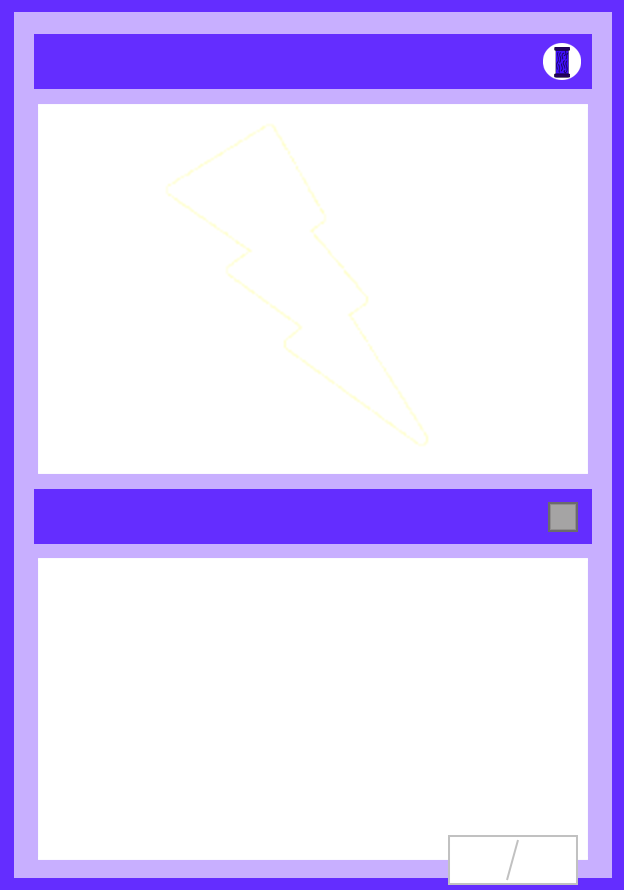
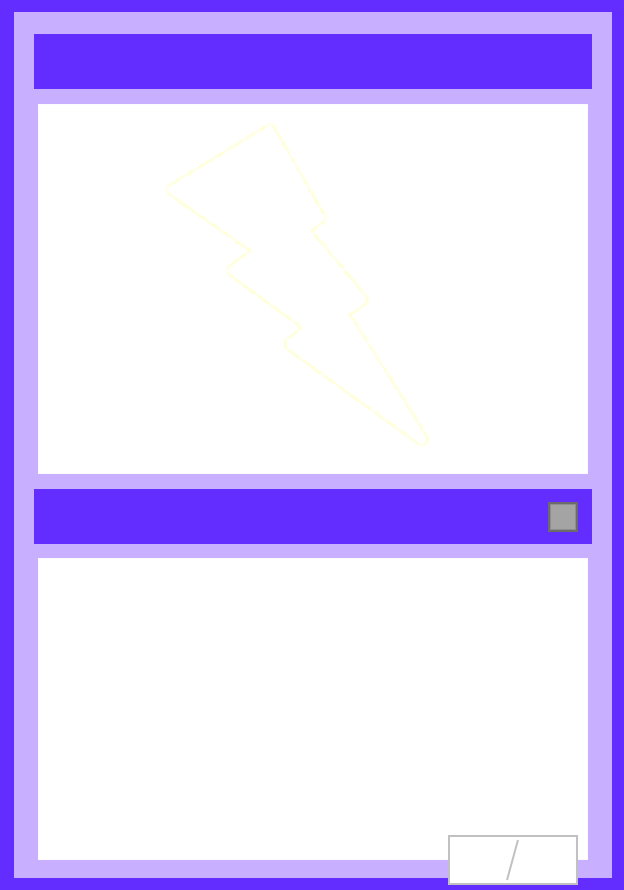
Layers edited between the first and the second (624, 890) image:
removed layer "Coste" over 542, 43, 581, 80
added layer "Decoraciones" above "Background" over 542, 43, 581, 80
added layer "Background" above "Borde" over 542, 43, 581, 80
added layer "Borde" over 542, 43, 581, 80
